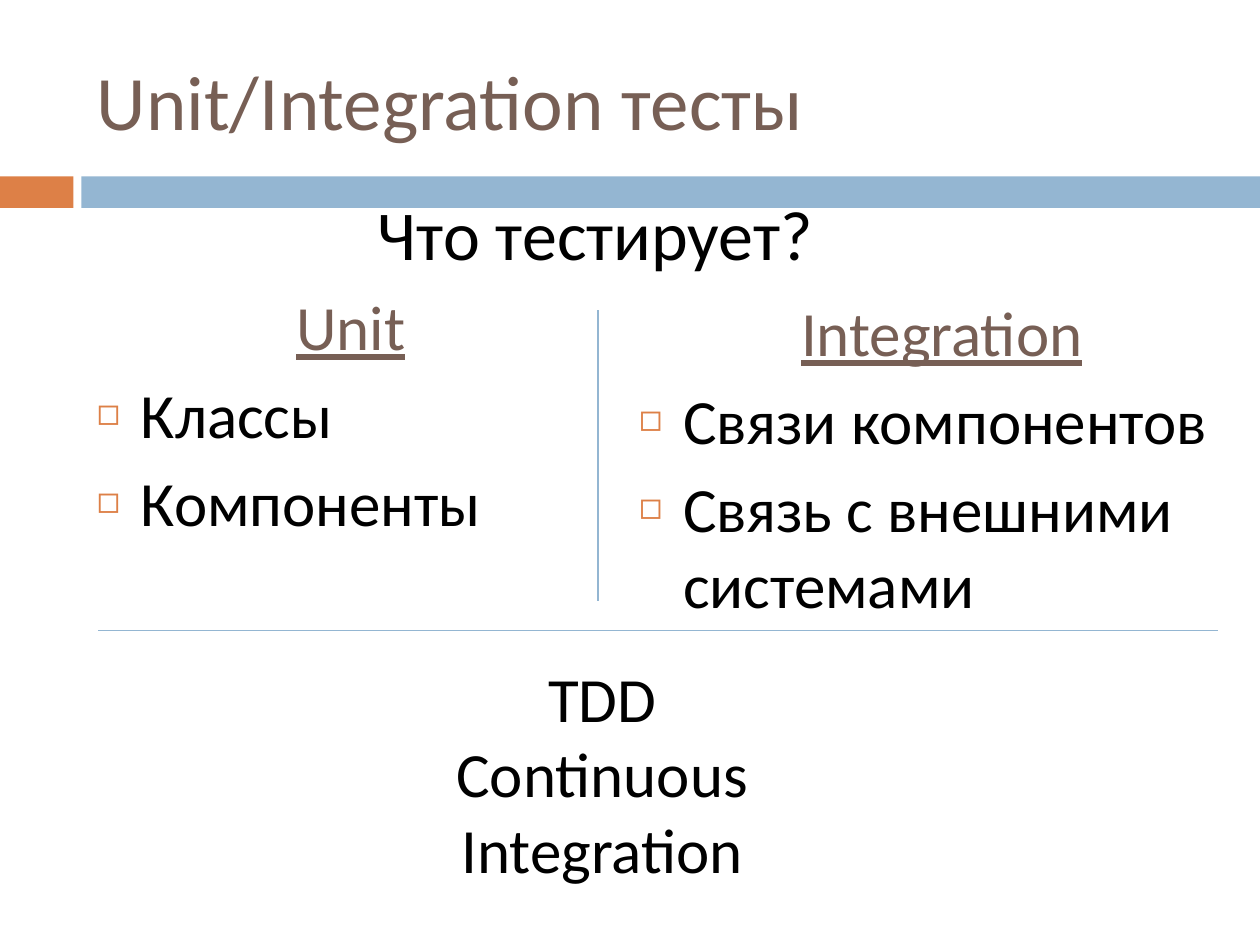
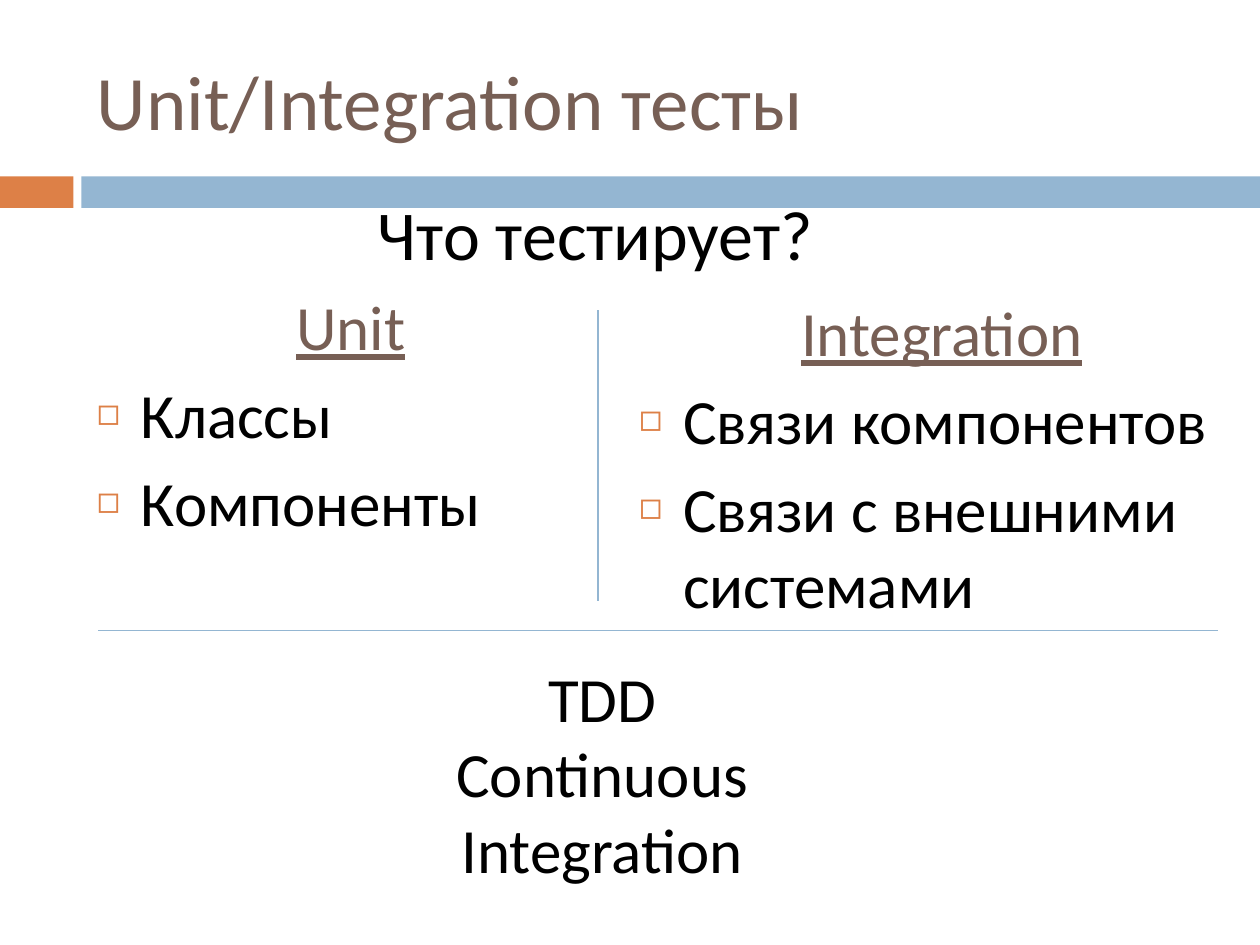
Before and after one commit to vitali-kviatkouski/personal, a slide deck: slide 6 of MiniQ/Testing/Testing.pptx. Drawn at 1260x945 pixels with LibreOffice and Linux fonts; fonts in the diff are those of the drawing. Boxes give left, top, right and bottom in pixels: in the first picture for what was removed or moved away, otherwise in the second. Text is boxed around its words. In the diff, an @@ line names an element or a change of style, - is before the commit and + after.

```diff
--- a/MiniQ/Testing/Testing.pptx
+++ b/MiniQ/Testing/Testing.pptx
@@ text at (x1=683, y1=491, x2=1177, y2=609): text changed @@
-◻ Связь с внешними системами
+◻ Связи с внешними системами
```
Also in this commit, not shown: 1 other slide changed, 1 other file.
